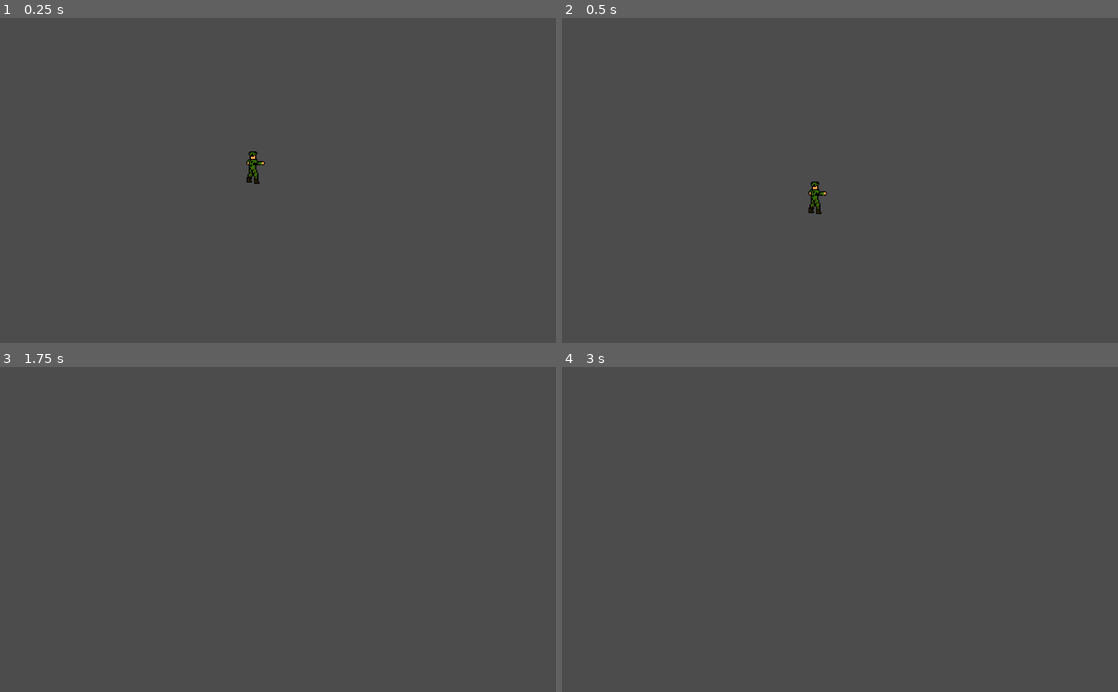
Above: before the commit, frames 1-4 (two rows, left to right).
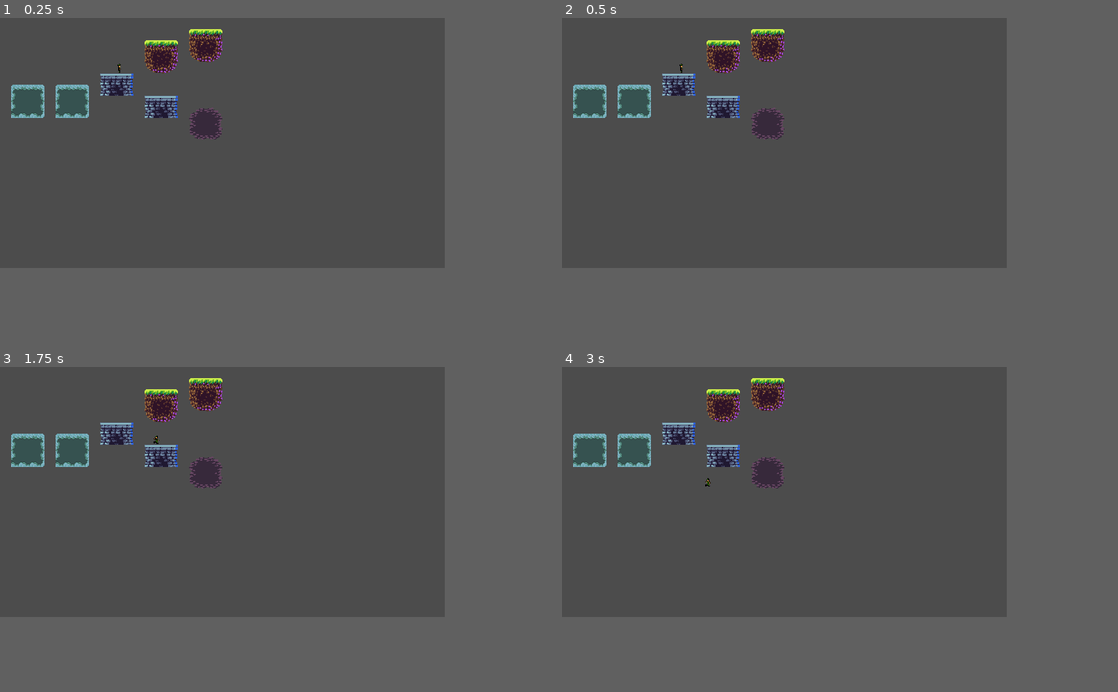
Above: after the commit, the same moments.

Repository: OceanMotion5147/HeartsEnd
Game: Godot game, scene res://World.tscn
Same seed, same stepped clock (60 frames per second), same inputs: the game is played once before the commit and once after it.
Inputs:
- Up to frame 1 (0.25 s): no input
- Up to frame 2 (0.5 s): no input
- Up to frame 3 (1.75 s): hold D (Right) from 0.53 s (still down); tap W (Up) at 0.77, 1.52 s
- Up to frame 4 (3 s): tap Enter at 2 s; release D (Right) at 2.03 s; hold A (Left) 2.03-2.78 s; hold D (Right) from 2.78 s (still down)
In our replay, the window is 800x468 before the commit and 640x360 after it. These sizes can differ from the game's own. Grey fills any space a smaller window leaves; there, only what the larger window draws over its background counts as a difference.

The runs differ from the first frame. In frame 1, 3.1% of the frame differs, in the area x 2-48%, y 3-52%; in frame 2, 3.1%, in the area x 2-48%, y 3-61%; in frame 3, 2.9%; in frame 4, 2.9%.

Commit message:
Jump,Idle and run animations done

Diff:
--- a/KinematicBody2D.gd
+++ b/KinematicBody2D.gd
@@ -2,8 +2,8 @@
 
 const UP = Vector2(0, -1)
 const GRAVITY = 9.80665
-const SPEED = 200
-const JUMP_HEIGHT = -466
+const SPEED = 100
+const JUMP_HEIGHT = -200
 var motion = Vector2()
 
 func _physics_process(delta):
@@ -11,8 +11,12 @@
 
 	if Input.is_action_pressed("Right"):
 		motion.x = SPEED
+		$Sprite.flip_h = false
+		$Sprite.play("Run")
 	elif Input.is_action_pressed("Left"):
 		motion.x = -SPEED
+		$Sprite.flip_h = true
+		$Sprite.play("Run")
 	else:
 		motion.x = 0
 
--- a/Sprites/TileSets/AutoTiles.tres
+++ b/Sprites/TileSets/AutoTiles.tres
@@ -1,17 +1,38 @@
-[gd_resource type="TileSet" load_steps=3 format=2]
+[gd_resource type="TileSet" load_steps=10 format=2]
 
 [ext_resource path="res://Sprites/StrangeUndergroundPlatformer/StrangeUndergroundPlatformer/Sorted/Autotiles.png" type="Texture" id=1]
 [ext_resource path="res://Sprites/FreeCuteTileset/Tileset.png" type="Texture" id=2]
+
+[sub_resource type="ConvexPolygonShape2D" id=1]
+points = PoolVector2Array( 16, 0, 0, 0, 0, 0, 16, 0 )
+
+[sub_resource type="ConvexPolygonShape2D" id=8]
+points = PoolVector2Array( 0, 0, 48, 0, 48, 48, 0, 48 )
+
+[sub_resource type="ConvexPolygonShape2D" id=3]
+points = PoolVector2Array( 16, 16, 16, 16, 16, 16, 16, 16 )
+
+[sub_resource type="ConvexPolygonShape2D" id=4]
+points = PoolVector2Array( 16, 0, 16, 0, 16, 16, 16, 16 )
+
+[sub_resource type="ConvexPolygonShape2D" id=5]
+points = PoolVector2Array( 16, 32, -32, 32, -32, -16, 16, -16 )
+
+[sub_resource type="ConvexPolygonShape2D" id=6]
+points = PoolVector2Array( 16, 16, -32, 16, -32, -16, 16, -16 )
+
+[sub_resource type="ConvexPolygonShape2D" id=7]
+points = PoolVector2Array( 16, 32, -32, 32, -32, -16, 16, -16 )
 
 [resource]
 0/name = "Autotiles.png 0"
 0/texture = ExtResource( 1 )
 0/tex_offset = Vector2( 0, 0 )
 0/modulate = Color( 1, 1, 1, 1 )
-0/region = Rect2( 0, 0, 128, 112 )
+0/region = Rect2( 0, 0, 48, 48 )
 0/tile_mode = 1
 0/autotile/bitmask_mode = 1
-0/autotile/bitmask_flags = [ Vector2( 0, 0 ), 432, Vector2(  …(378 unchanged characters)…  Vector2( 2, 6 ), 58, Vector2( 3, 0 ), 144, Vector2( 3, 1 ), 146, Vector2( 3, 2 ), 18, Vector2( 3, 3 ), 16, Vector2( 3, 6 ), 154, Vector2( 4, 0 ), 255, Vector2( 4, 1 ), 507, Vector2( 4, 2 ), 191, Vector2( 4, 3 ), 251, Vector2( 4, 4 ), 190, Vector2( 4, 5 ), 187, Vector2( 4, 6 ), 254, Vector2( 5, 0 ), 447, Vector2( 5, 1 ), 510, Vector2( 5, 2 ), 186, Vector2( 5, 3 ), 186, Vector2( 5, 4 ), 442, Vector2( 5, 5 ), 250, Vector2( 5, 6 ), 443, Vector2( 6, 0 ), 182, Vector2( 6, 1 ), 3, Vector2( 6, 2 ), 192, Vector2( 6, 3 ), 434, Vector2( 7, 0 ), 384, Vector2( 7, 1 ), 218, Vector2( 7, 2 ), 155, Vector2( 7, 3 ), 22 ]
+0/autotile/bitmask_flags = [ Vector2( 0, 0 ), 432, Vector2(  …(378 unchanged characters)…  Vector2( 2, 6 ), 58, Vector2( 3, 0 ), 184, Vector2( 3, 1 ), 186, Vector2( 3, 2 ), 18, Vector2( 3, 3 ), 16, Vector2( 3, 6 ), 154, Vector2( 4, 0 ), 255, Vector2( 4, 1 ), 507, Vector2( 4, 2 ), 191, Vector2( 4, 3 ), 251, Vector2( 4, 4 ), 190, Vector2( 4, 5 ), 187, Vector2( 4, 6 ), 254, Vector2( 5, 0 ), 447, Vector2( 5, 1 ), 510, Vector2( 5, 2 ), 446, Vector2( 5, 3 ), 506, Vector2( 5, 4 ), 442, Vector2( 5, 5 ), 250, Vector2( 5, 6 ), 443, Vector2( 6, 0 ), 190, Vector2( 6, 1 ), 187, Vector2( 6, 2 ), 248, Vector2( 6, 3 ), 434, Vector2( 7, 0 ), 440, Vector2( 7, 1 ), 250, Vector2( 7, 2 ), 187, Vector2( 7, 3 ), 54 ]
 0/autotile/icon_coordinate = Vector2( 1, 1 )
 0/autotile/tile_size = Vector2( 16, 16 )
 0/autotile/spacing = 0
@@ -23,9 +44,22 @@
 0/navigation_offset = Vector2( 0, 0 )
 0/shape_offset = Vector2( 0, 0 )
 0/shape_transform = Transform2D( 1, 0, 0, 1, 0, 0 )
+0/shape = SubResource( 1 )
 0/shape_one_way = false
-0/shape_one_way_margin = 0.0
-0/shapes = [  ]
+0/shape_one_way_margin = 1.0
+0/shapes = [ {
+"autotile_coord": Vector2( 0, 2 ),
+"one_way": false,
+"one_way_margin": 1.0,
+"shape": SubResource( 1 ),
+"shape_transform": Transform2D( 1, 0, 0, 1, 0, 0 )
+}, {
+"autotile_coord": Vector2( 0, 0 ),
+"one_way": false,
+"one_way_margin": 1.0,
+"shape": SubResource( 8 ),
+"shape_transform": Transform2D( 1, 0, 0, 1, 0, 0 )
+} ]
 0/z_index = 0
 1/name = "Tileset.png 1"
 1/texture = ExtResource( 2 )
@@ -34,7 +68,7 @@
 1/region = Rect2( 0, 0, 48, 48 )
 1/tile_mode = 1
 1/autotile/bitmask_mode = 1
-1/autotile/bitmask_flags = [ Vector2( 0, 0 ), 432, Vector2(  …(122 unchanged characters)… ector2( 2, 1 ), 219, Vector2( 2, 2 ), 27 ]
+1/autotile/bitmask_flags = [ Vector2( 0, 0 ), 432, Vector2(  …(122 unchanged characters)… ector2( 2, 1 ), 219, Vector2( 2, 2 ), 27, Vector2( 3, 0 ), 500, Vector2( 3, 1 ), 511, Vector2( 3, 2 ), 420, Vector2( 4, 0 ), 473, Vector2( 4, 1 ), 511, Vector2( 4, 2 ), 473, Vector2( 5, 0 ), 511, Vector2( 5, 1 ), 511, Vector2( 5, 2 ), 16, Vector2( 6, 0 ), 511, Vector2( 6, 1 ), 511, Vector2( 7, 0 ), 511 ]
 1/autotile/icon_coordinate = Vector2( 1, 1 )
 1/autotile/tile_size = Vector2( 16, 16 )
 1/autotile/spacing = 0
@@ -46,9 +80,28 @@
 1/navigation_offset = Vector2( 0, 0 )
 1/shape_offset = Vector2( 0, 0 )
 1/shape_transform = Transform2D( 1, 0, 0, 1, 0, 0 )
+1/shape = SubResource( 3 )
 1/shape_one_way = false
-1/shape_one_way_margin = 0.0
-1/shapes = [  ]
+1/shape_one_way_margin = 1.0
+1/shapes = [ {
+"autotile_coord": Vector2( 3, 1 ),
+"one_way": false,
+"one_way_margin": 1.0,
+"shape": SubResource( 3 ),
+"shape_transform": Transform2D( 1, 0, 0, 1, 0, 0 )
+}, {
+"autotile_coord": Vector2( 1, 2 ),
+"one_way": false,
+"one_way_margin": 1.0,
+"shape": SubResource( 4 ),
+"shape_transform": Transform2D( 1, 0, 0, 1, 0, 0 )
+}, {
+"autotile_coord": Vector2( 2, 1 ),
+"one_way": false,
+"one_way_margin": 1.0,
+"shape": SubResource( 5 ),
+"shape_transform": Transform2D( 1, 0, 0, 1, 0, 0 )
+} ]
 1/z_index = 0
 2/name = "Tileset.png 2"
 2/texture = ExtResource( 2 )
@@ -69,9 +122,16 @@
 2/navigation_offset = Vector2( 0, 0 )
 2/shape_offset = Vector2( 0, 0 )
 2/shape_transform = Transform2D( 1, 0, 0, 1, 0, 0 )
+2/shape = SubResource( 6 )
 2/shape_one_way = false
-2/shape_one_way_margin = 0.0
-2/shapes = [  ]
+2/shape_one_way_margin = 1.0
+2/shapes = [ {
+"autotile_coord": Vector2( 2, 1 ),
+"one_way": false,
+"one_way_margin": 1.0,
+"shape": SubResource( 6 ),
+"shape_transform": Transform2D( 1, 0, 0, 1, 0, 0 )
+} ]
 2/z_index = 0
 3/name = "Tileset.png 3"
 3/texture = ExtResource( 2 )
@@ -92,7 +152,14 @@
 3/navigation_offset = Vector2( 0, 0 )
 3/shape_offset = Vector2( 0, 0 )
 3/shape_transform = Transform2D( 1, 0, 0, 1, 0, 0 )
+3/shape = SubResource( 7 )
 3/shape_one_way = false
-3/shape_one_way_margin = 0.0
-3/shapes = [  ]
+3/shape_one_way_margin = 1.0
+3/shapes = [ {
+"autotile_coord": Vector2( 2, 1 ),
+"one_way": false,
+"one_way_margin": 1.0,
+"shape": SubResource( 7 ),
+"shape_transform": Transform2D( 1, 0, 0, 1, 0, 0 )
+} ]
 3/z_index = 0
--- a/World.tscn
+++ b/World.tscn
@@ -1,29 +1,62 @@
-[gd_scene load_steps=5 format=2]
+[gd_scene load_steps=14 format=2]
 
-[ext_resource path="res://Sprites/NES Soldier Free Files/NES_Soldier_Stab.png" type="Texture" id=1]
+[ext_resource path="res://Sprites/NES RPG Soldier FREE Files/IDLE/Idle Right/fram3.PNG" type="Texture" id=1]
 [ext_resource path="res://KinematicBody2D.gd" type="Script" id=2]
 [ext_resource path="res://Sprites/TileSets/AutoTiles.tres" type="TileSet" id=3]
+[ext_resource path="res://Sprites/NES RPG Soldier FREE Files/RUN/RUN Right/Frame2.PNG" type="Texture" id=4]
+[ext_resource path="res://Sprites/NES RPG Soldier FREE Files/RUN/RUN Right/Frame1.PNG" type="Texture" id=5]
+[ext_resource path="res://Sprites/NES RPG Soldier FREE Files/RUN/RUN Right/Frame3.PNG" type="Texture" id=6]
+[ext_resource path="res://Sprites/NES RPG Soldier FREE Files/RUN/RUN Right/Frame4.PNG" type="Texture" id=7]
+[ext_resource path="res://Sprites/NES RPG Soldier FREE Files/IDLE/Idle Right/fram2.PNG" type="Texture" id=8]
+[ext_resource path="res://Sprites/NES RPG Soldier FREE Files/IDLE/Idle Right/fram4.PNG" type="Texture" id=9]
+[ext_resource path="res://Sprites/NES RPG Soldier FREE Files/IDLE/Idle Right/fram1.PNG" type="Texture" id=10]
+[ext_resource path="res://Sprites/NES RPG Soldier FREE Files/JUMP single frames/Frame1.PNG" type="Texture" id=11]
+
+[sub_resource type="SpriteFrames" id=2]
+animations = [ {
+"frames": [ ExtResource( 11 ) ],
+"loop": true,
+"name": "Jump",
+"speed": 5.0
+}, {
+"frames": [ ExtResource( 10 ), ExtResource( 8 ), ExtResource( 1 ), ExtResource( 9 ) ],
+"loop": true,
+"name": "Idle",
+"speed": 3.5
+}, {
+"frames": [ ExtResource( 5 ), ExtResource( 4 ), ExtResource( 6 ), ExtResource( 7 ) ],
+"loop": false,
+"name": "Run",
+"speed": 7.0
+} ]
 
 [sub_resource type="RectangleShape2D" id=1]
-extents = Vector2( 11.8119, 13.3766 )
+extents = Vector2( 9.24365, 24.0581 )
 
 [node name="World" type="Node"]
 
 [node name="Player" type="KinematicBody2D" parent="."]
-position = Vector2( 471.627, 255.953 )
+position = Vector2( 171.796, 53.3021 )
+scale = Vector2( 0.3, 0.3 )
 script = ExtResource( 2 )
 __meta__ = {
 "_edit_group_": true
 }
 
-[node name="Sprite" type="Sprite" parent="Player"]
-scale = Vector2( 2, 2 )
-texture = ExtResource( 1 )
+[node name="Sprite" type="AnimatedSprite" parent="Player"]
+scale = Vector2( 0.5, 0.5 )
+frames = SubResource( 2 )
+animation = "Idle"
 
 [node name="CollisionShape2D" type="CollisionShape2D" parent="Player"]
-position = Vector2( -5.89297, 17.9594 )
+position = Vector2( -2.67029e-05, 0 )
 shape = SubResource( 1 )
 
 [node name="TileMap" type="TileMap" parent="."]
 tile_set = ExtResource( 3 )
+cell_size = Vector2( 16, 16 )
+cell_custom_transform = Transform2D( 16, 0, 0, 16, 0, 0 )
+cell_tile_origin = 1
+show_collision = true
 format = 1
+tile_data = PoolIntArray( 65553, 1, 0, 65554, 1, 1, 65555, 1, 2, 131085, 1, 0, 131086, 1, 1, 131087, 1, 2, 131089, 1, 65536, 131090, 1, 65541, 131091, 1, 65538, 196621, 1, 65536, 196622, 1, 65537, 196623, 1, 65538, 196625, 1, 131072, 196626, 1, 131073, 196627, 1, 131074, 262157, 1, 131072, 262158, 1, 131073, 262159, 1, 131074, 327689, 2, 0, 327690, 2, 1, 327691, 2, 2, 393217, 0, 0, 393218, 0, 1, 393219, 0, 2, 393221, 0, 0, 393222, 0, 1, 393223, 0, 2, 393225, 2, 65536, 393226, 2, 65537, 393227, 2, 65538, 458753, 0, 65536, 458754, 0, 65537, 458755, 0, 65538, 458757, 0, 65536, 458758, 0, 65537, 458759, 0, 65538, 458765, 2, 0, 458766, 2, 1, 458767, 2, 2, 524289, 0, 196615, 524290, 0, 131073, 524291, 0, 131074, 524293, 0, 196615, 524294, 0, 131073, 524295, 0, 131074, 524301, 2, 65536, 524302, 2, 65537, 524303, 2, 65538, 524305, 3, 0, 524306, 3, 1, 524307, 3, 2, 589841, 3, 65536, 589842, 3, 65537, 589843, 3, 65538, 655377, 3, 131072, 655378, 3, 131073, 655379, 3, 131074 )
--- a/project.godot
+++ b/project.godot
@@ -17,6 +17,14 @@
 config/name="Hearts End"
 run/main_scene="res://World.tscn"
 config/icon="res://icon.png"
+
+[display]
+
+window/size/width=320
+window/size/height=180
+window/size/resizable=false
+window/size/test_width=640
+window/size/test_height=360
 
 [input]
 
Binary file added: Sprites/NES RPG Soldier FREE Files/ATTACK KICK single frames/NES_Soldier_ATTACKKICK_EAST.png
Not shown, added: Sprites/NES RPG Soldier FREE Files/ATTACK KICK single frames/NES_Soldier_ATTACKKICK_EAST.png.import
Binary file added: Sprites/NES RPG Soldier FREE Files/ATTACK KICK single frames/NES_Soldier_ATTACKKICK_NORTH.png
Not shown, added: Sprites/NES RPG Soldier FREE Files/ATTACK KICK single frames/NES_Soldier_ATTACKKICK_NORTH.png.import
Binary file added: Sprites/NES RPG Soldier FREE Files/ATTACK KICK single frames/NES_Soldier_ATTACKKICK_SOUTH.png
Not shown, added: Sprites/NES RPG Soldier FREE Files/ATTACK KICK single frames/NES_Soldier_ATTACKKICK_SOUTH.png.import
Binary file added: Sprites/NES RPG Soldier FREE Files/ATTACK KICK single frames/NES_Soldier_ATTACKKICK_WEST.png
Not shown, added: Sprites/NES RPG Soldier FREE Files/ATTACK KICK single frames/NES_Soldier_ATTACKKICK_WEST.png.import
Binary file added: Sprites/NES RPG Soldier FREE Files/ATTACK PUNCH single frames/NES_Soldier_ATTACKPUNCH_EAST.png
Not shown, added: Sprites/NES RPG Soldier FREE Files/ATTACK PUNCH single frames/NES_Soldier_ATTACKPUNCH_EAST.png.import
Binary file added: Sprites/NES RPG Soldier FREE Files/ATTACK PUNCH single frames/NES_Soldier_ATTACKPUNCH_NORTH.png
Not shown, added: Sprites/NES RPG Soldier FREE Files/ATTACK PUNCH single frames/NES_Soldier_ATTACKPUNCH_NORTH.png.import
(and 149 more such lines)
